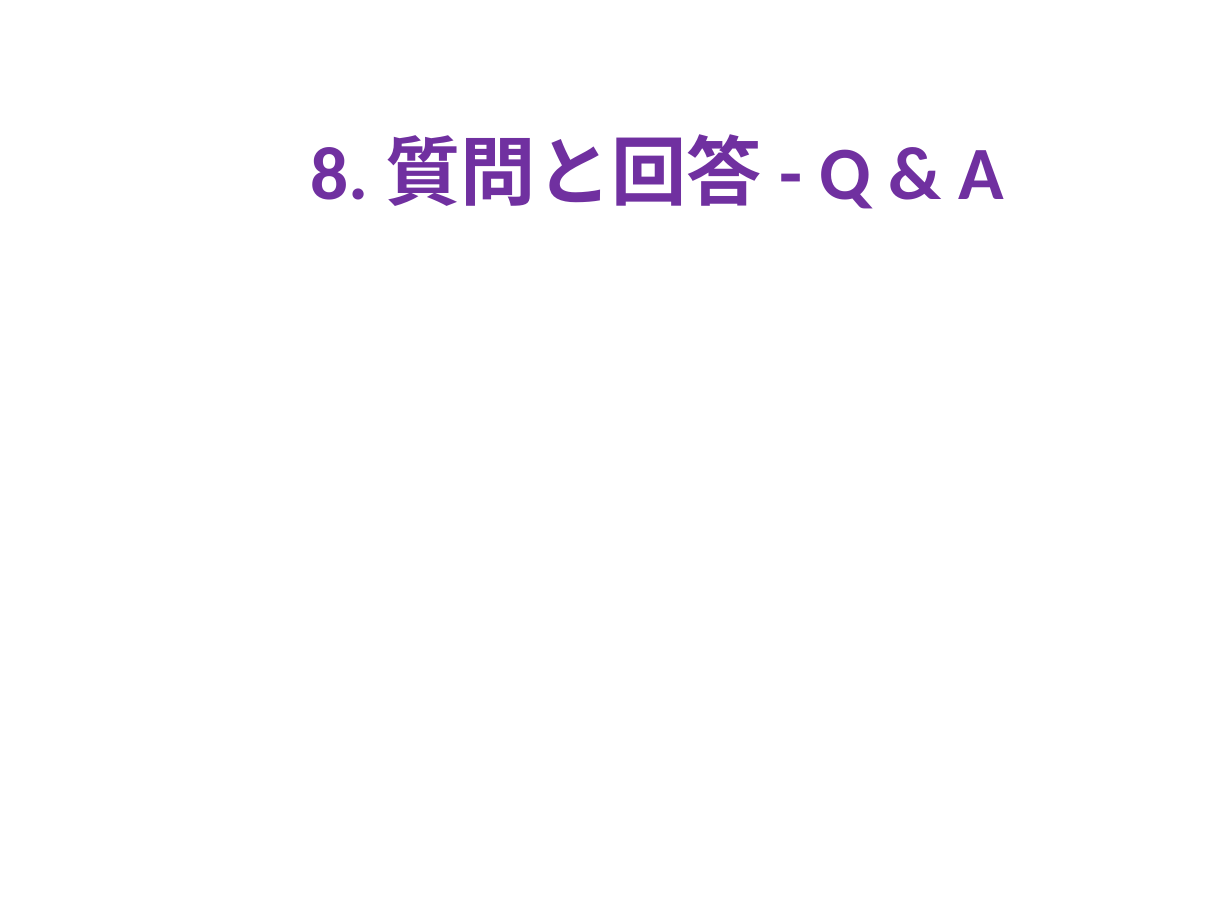
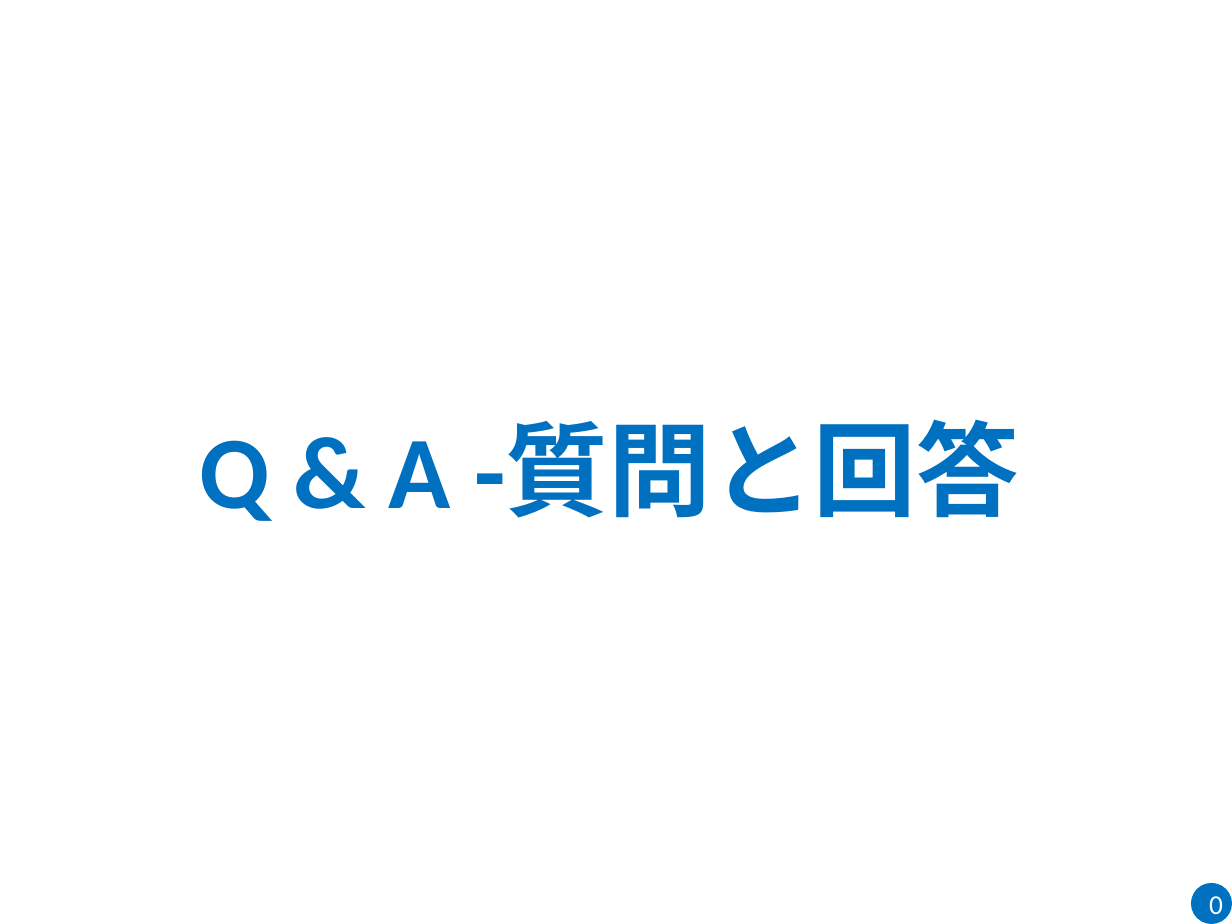
Before and after one commit to sangnvus/2015FALLJS01, a slide deck: slide 79 of WIP/Users/HuyNM/DDL_Slide_v1.0.pptx (slide 36 before the commit). Drawn at 1232x924 pixels with LibreOffice and Linux fonts; fonts in the diff are those of the drawing; background and template pictures are left out. Boxes give left, top, right and bottom in pixels: in the first picture for what was removed or moved away, otherwise in the second. Text is boxed around its words. In the diff, an @@ line names an element or a change of style, - is before the commit and + after.

```diff
--- a/WIP/Users/HuyNM/DDL_Slide_v1.0.pptx
+++ b/WIP/Users/HuyNM/DDL_Slide_v1.0.pptx
@@ title at (200, 422, 1019, 521): text changed; size 44 to 60 pt; font Calibri to Noto Sans CJK SC; text colour #7030A0 to #0070C0 @@
-8. 質問と回答 - Q & A
+Q & A -質問と回答
@@ ellipse added at (1191, 883, 1232, 924), fill #0070C0, 16 pt, text #FFFFFF @@
+0
```
Also in this commit, not shown: 28 other slides changed, 47 slides added, 4 slides removed.
